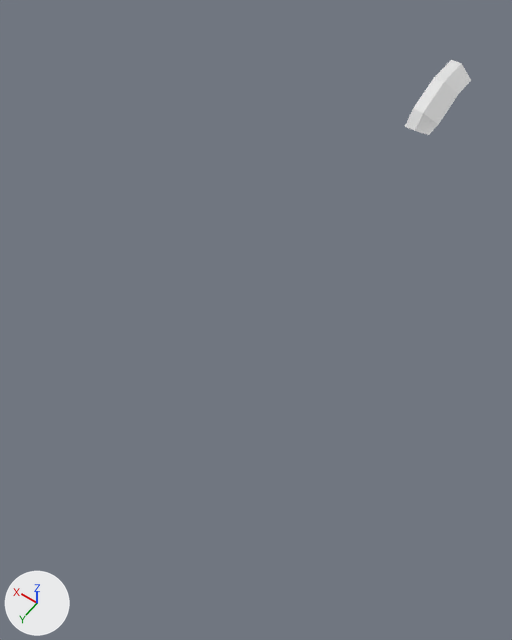
Two versions of the Blender file Spaceship3.blend, one commit apart.
One viewpoint serves both versions: a 50 mm camera at (-6.0, 35.2, 23.2) aimed at (5.6, 18.9, -2.5). The lights are fixed; the arrows at lower left show +X, +Y and +Z.
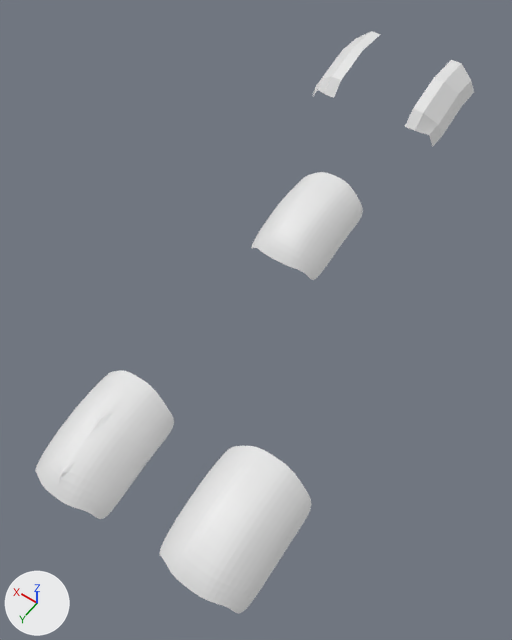
Commit message: Applied mirroring without artifacts

Location of each change, (x1, y1, x2, y2) in pixels of the pictures (512 x 640 px):
'Cube.003', added: after (159, 446, 311, 613)
'Cube.002', added: after (35, 371, 174, 519)
'Cube.001', added: after (251, 172, 363, 280)
'Cube', reshaped (143% wider, 54% taller): before (405, 60, 471, 135); after (312, 31, 474, 147)
part 1 of me_cube_008, added: after (312, 31, 381, 98)
part 2 of me_cube_008, added: after (429, 81, 474, 147)

The change, as a list of edits to the scene's bpy script:
```text
Change me_cube_008:
    used by ob_cube; location = (4.94, 0.65, 0.88)
    verts and faces of me_cube_008; kept vertices keep their numbers, new ones are numbered from 12
    before: 6 (-0.46, -0.8, -0.64), 8 (-0.46, 0.76, -0.64), 9 (-0.46, 2.91, -1.37), 11 (-0.3, 3.54, -1.72)
    remove me_cube_008.from_pydata(...)  # 12 vertices, 6 faces; spans x -0.46..1.0, y -1.0..3.93, z -1.72..0.0
    add me_cube_008.from_pydata(...)  # 32 vertices, 18 faces; spans x -0.81..7.3, y -1.0..3.93, z -2.35..0.0
    me_cube_008 part 1: a new loose piece of 16 vertices spanning x 5.49..7.3, y -1.0..3.93, z -2.35..0.0
    me_cube_008 part 2
    add for new, old in zip([*range(12, 16)], [6, 8, 9, 11]): verts[new] = verts[old] + (-0.35, 0.0, -0.63)
    add faces += [(6, 8, 13, 12), (8, 9, 14, 13), (9, 11, 15, 14)]
Add me_cube_011:
    me_cube_011.from_pydata(...)  # 28 vertices, 18 faces; spans x -0.81..3.04, y -1.0..3.93, z -2.35..0.0
Add me_cube_010:
    me_cube_010.from_pydata(...)  # 28 vertices, 18 faces; spans x -0.81..2.94, y -1.0..3.93, z -2.35..0.0
Add ob_cube_003:
    ob_cube_003 = bpy.data.objects.new('Cube.003', me_cube_011)
    ob_cube_003.location = (-1.01, 26.5, 0.88)
    _m = ob_cube_003.modifiers.new('Subdivision', 'SUBSURF')
    _m.levels = 6
Add ob_cube_002:
    ob_cube_002 = bpy.data.objects.new('Cube.002', me_cube_010)
    ob_cube_002.location = (4.94, 26.76, 0.88)
    _m = ob_cube_002.modifiers.new('Subdivision', 'SUBSURF')
    _m.levels = 6
Add ob_cube_001:
    ob_cube_001 = bpy.data.objects.new('Cube.001', me_cube_011.copy())
    ob_cube_001.location = (4.94, 12.77, 0.88)
    _m = ob_cube_001.modifiers.new('Subdivision', 'SUBSURF')
    _m.levels = 6
```
